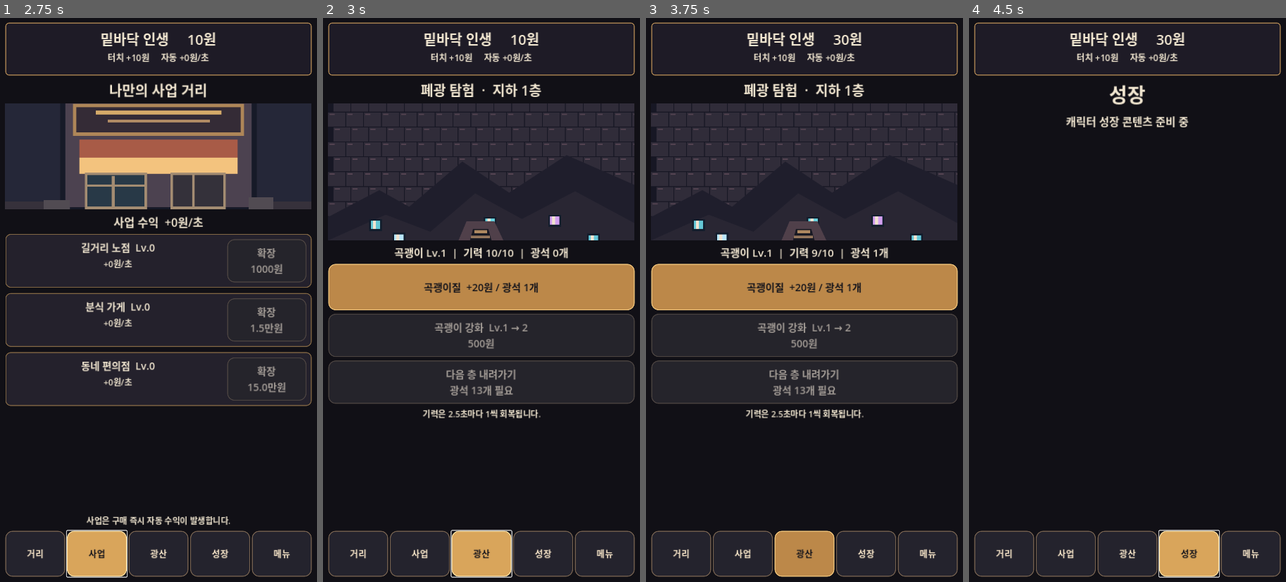
Above: before the commit, frames 1-4 (left to right).
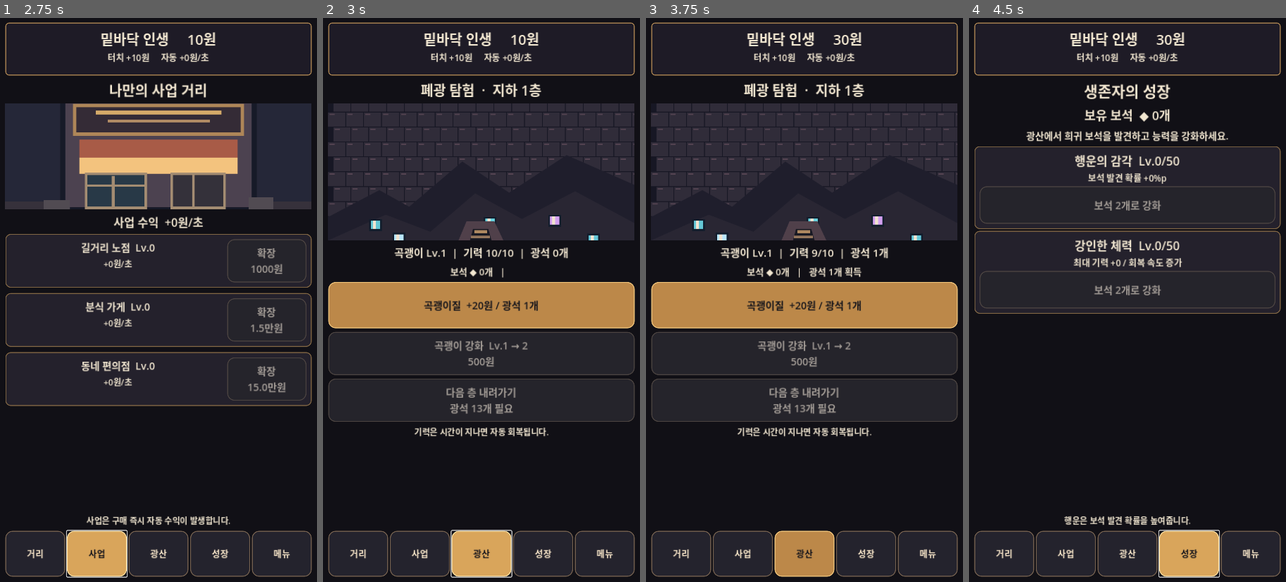
Above: after the commit, the same moments.

Repository: sungpil987/BottomLife-Reborn
Game: Godot game, scene res://scenes/Main.tscn
The game is run twice, just before and just after one commit, with the same random seed, the same clock (stepped at 60 frames per second) and the same inputs.
Inputs (mouse positions are in pixels of both pictures, inside the frame that each line leads up to):
- Up to frame 1 (2.75 s): click (158, 254) at 0.5 s; click "거리" at 1.25 s; click "사업" at 2 s
- Up to frame 2 (3 s): click "광산" at 2.75 s
- Up to frame 3 (3.75 s): click "곡괭이질 +20원 / 광석 1개" at 3.5 s
- Up to frame 4 (4.5 s): click "성장" at 4.25 s

Frame 1 is identical in both runs. In frame 2, 9.9% of the frame differs, in the area x 1-99%, y 43-75%; in frame 3, 9.9%; in frame 4, 6.3%.

Commit message:
v1.3 rare gem drops, persistent luck and stamina upgrades, playable growth screen

Diff:
--- a/scripts/main.gd
+++ b/scripts/main.gd
@@ -8,6 +8,11 @@
 var mine_depth: int = 1
 var pickaxe_level: int = 1
 var ore: int = 0
+var gems: int = 0
+var luck_level: int = 0
+var stamina_level: int = 0
+var last_mine_find: String = ""
+var growth_buttons: Array[Button] = []
 var mine_energy: float = 10.0
 var mine_buttons: Array[Button] = []
 var mine_status: Label
@@ -42,9 +47,9 @@
 	money += total_auto_income() * delta
 	save_clock += delta
 	idle_time += delta
-	mine_energy = minf(MINE_MAX_ENERGY, mine_energy + delta * 0.4)
+	mine_energy = minf(max_mine_energy(), mine_energy + delta * (0.4 + float(stamina_level) * 0.08))
 	if is_instance_valid(mine_status):
-		mine_status.text = "곡괭이 Lv.%d  |  기력 %d/10  |  광석 %d개" % [pickaxe_level, int(mine_energy), ore]
+		mine_status.text = "곡괭이 Lv.%d  |  기력 %d/%d  |  광석 %d개" % [pickaxe_level, int(mine_energy), int(max_mine_energy()), ore]
 	if save_clock >= 10.0:
 		save_clock = 0.0
 		save_game()
@@ -73,11 +78,15 @@
 		mine_depth = maxi(1, int(data.get("mine_depth", 1)))
 		pickaxe_level = maxi(1, int(data.get("pickaxe_level", 1)))
 		ore = maxi(0, int(data.get("ore", 0)))
+		gems = maxi(0, int(data.get("gems", 0)))
+		luck_level = clampi(int(data.get("luck_level", 0)), 0, 50)
+		stamina_level = clampi(int(data.get("stamina_level", 0)), 0, 50)
+		mine_energy = max_mine_energy()
 
 func save_game() -> void:
 	var file := FileAccess.open(SAVE_PATH, FileAccess.WRITE)
 	if file != null:
-		file.store_string(JSON.stringify({"money": money, "tap_level": tap_level, "auto_level": auto_level, "business_levels": business_levels, "mine_depth": mine_depth, "pickaxe_level": pickaxe_level, "ore": ore}))
+		file.store_string(JSON.stringify({"money": money, "tap_level": tap_level, "auto_level": auto_level, "business_levels": business_levels, "mine_depth": mine_depth, "pickaxe_level": pickaxe_level, "ore": ore, "gems": gems, "luck_level": luck_level, "stamina_level": stamina_level}))
 
 func make_label(value: String, size: int = 27) -> Label:
 	var label := Label.new()
@@ -113,6 +122,9 @@
 	button.add_theme_color_override("font_hover_color", Color("#16151b") if gold else Color("#ffffff"))
 
 func refresh_upgrade_buttons() -> void:
+	for i in range(growth_buttons.size()):
+		if is_instance_valid(growth_buttons[i]):
+			growth_buttons[i].disabled = gems < growth_cost(i) or (luck_level if i == 0 else stamina_level) >= 50
 	if mine_buttons.size() == 3:
 		if is_instance_valid(mine_buttons[0]):
 			mine_buttons[0].disabled = mine_energy < 1.0
@@ -238,6 +250,54 @@
 		business_buttons.append(button)
 	content.add_child(make_label("사업은 구매 즉시 자동 수익이 발생합니다.", 19))
 
+func max_mine_energy() -> float:
+	return MINE_MAX_ENERGY + float(stamina_level) * 2.0
+
+func growth_cost(index: int) -> int:
+	var level := luck_level if index == 0 else stamina_level
+	return 2 + level * (level + 3)
+
+func buy_growth(index: int) -> void:
+	var cost := growth_cost(index)
+	if gems < cost:
+		return
+	if index == 0 and luck_level < 50:
+		gems -= cost
+		luck_level += 1
+	elif index == 1 and stamina_level < 50:
+		gems -= cost
+		stamina_level += 1
+	else:
+		return
+	save_game()
+	refresh()
+
+func build_growth() -> void:
+	content.add_child(make_label("생존자의 성장", 34))
+	content.add_child(make_label("보유 보석  ◆ %d개" % gems, 28))
+	content.add_child(make_label("광산에서 희귀 보석을 발견하고 능력을 강화하세요.", 22))
+	var scroll := ScrollContainer.new()
+	scroll.size_flags_vertical = Control.SIZE_EXPAND_FILL
+	content.add_child(scroll)
+	var rows := VBoxContainer.new()
+	rows.size_flags_horizontal = Control.SIZE_EXPAND_FILL
+	scroll.add_child(rows)
+	for i in range(2):
+		var level := luck_level if i == 0 else stamina_level
+		var panel := PanelContainer.new()
+		panel.add_theme_stylebox_override("panel", panel_style(Color("#24212c"), Color("#826744"), 12))
+		rows.add_child(panel)
+		var box := VBoxContainer.new()
+		panel.add_child(box)
+		box.add_child(make_label(("행운의 감각" if i == 0 else "강인한 체력") + "  Lv.%d/50" % level, 27))
+		box.add_child(make_label("보석 발견 확률 +%d%%p" % (level * 1) if i == 0 else "최대 기력 +%d / 회복 속도 증가" % (level * 2), 20))
+		var button := make_button("보석 %d개로 강화" % growth_cost(i))
+		button.disabled = gems < growth_cost(i) or level >= 50
+		button.pressed.connect(buy_growth.bind(i))
+		box.add_child(button)
+		growth_buttons.append(button)
+	content.add_child(make_label("행운은 보석 발견 확률을 높여줍니다.", 19))
+
 func mine_upgrade_cost() -> float:
 	return 500.0 * pow(1.65, pickaxe_level - 1)
 
@@ -251,6 +311,13 @@
 	var reward := float(20 * pickaxe_level * mine_depth)
 	money += reward
 	ore += pickaxe_level
+	var chance := minf(0.60, 0.03 + float(luck_level) * 0.01 + float(mine_depth - 1) * 0.002)
+	if randf() < chance:
+		var found := 1 + int(mine_depth / 10)
+		gems += found
+		last_mine_find = "희귀 보석 %d개 발견!" % found
+	else:
+		last_mine_find = "광석 %d개 획득" % pickaxe_level
 	save_game()
 	refresh()
 
@@ -282,6 +349,7 @@
 	content.add_child(art)
 	mine_status = make_label("", 24)
 	content.add_child(mine_status)
+	content.add_child(make_label("보석 ◆ %d개   |   %s" % [gems, last_mine_find], 21))
 	var dig := make_button("곡괭이질  +%s원 / 광석 %d개" % [number(float(20 * pickaxe_level * mine_depth)), pickaxe_level])
 	dig.custom_minimum_size.y = 105
 	decorate_button(dig, true)
@@ -299,7 +367,7 @@
 	deeper.pressed.connect(mine_go_deeper)
 	content.add_child(deeper)
 	mine_buttons.append(deeper)
-	content.add_child(make_label("기력은 2.5초마다 1씩 회복됩니다.", 19))
+	content.add_child(make_label("기력은 시간이 지나면 자동 회복됩니다.", 19))
 
 func refresh_header() -> void:
 	if header == null:
@@ -318,6 +386,7 @@
 
 func refresh() -> void:
 	business_buttons.clear()
+	growth_buttons.clear()
 	mine_buttons.clear()
 	mine_status = null
 	hero_sprite = null
@@ -339,7 +408,7 @@
 		2:
 			build_mine()
 		3:
-			build_placeholder("성장", "캐릭터 성장 콘텐츠 준비 중")
+			build_growth()
 		4:
 			build_placeholder("메뉴", "게임은 10초마다 자동 저장됩니다.")
 
